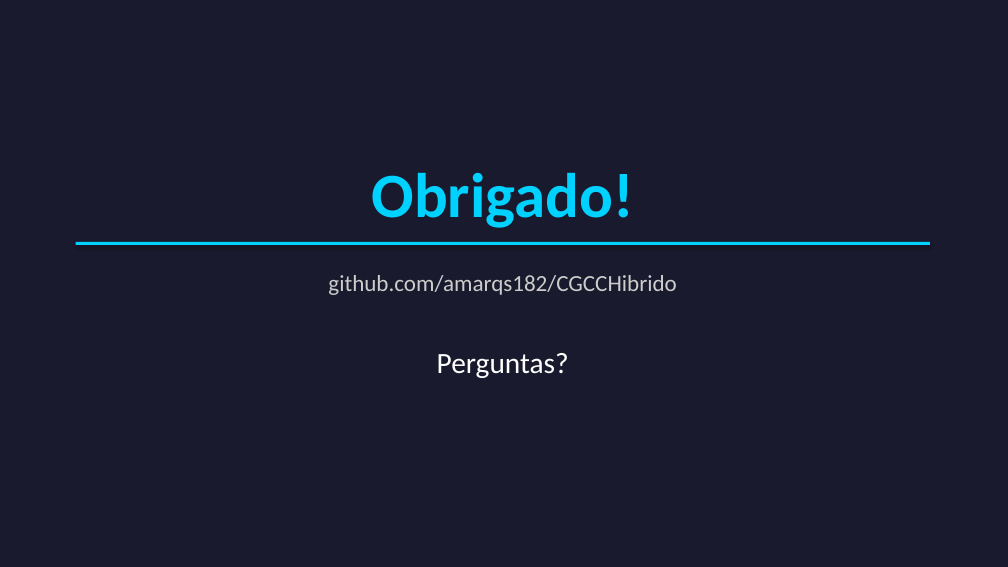
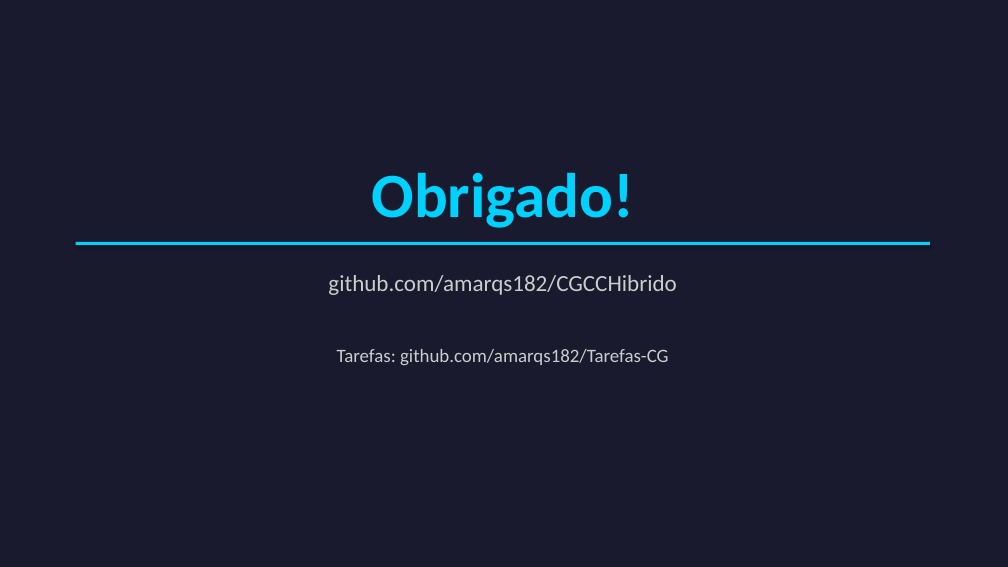
Before and after one commit to amarqs182/CGCCHibrido, a slide deck: slide 13 of apresentacao.pptx. Drawn at 1008x567 pixels with LibreOffice and Linux fonts; fonts in the diff are those of the drawing. Boxes give left, top, right and bottom in pixels: in the first picture for what was removed or moved away, otherwise in the second. Text is boxed around its words. In the diff, an @@ line names an element or a change of style, - is before the commit and + after.

Commit message:
fix: remove Perguntas, adiciona link Tarefas-CG

```diff
--- a/apresentacao.pptx
+++ b/apresentacao.pptx
@@ text at box(337, 349, 668, 365): text changed; size 28 to 18 pt; text colour #FFFFFF to #CCCCCC @@
-Perguntas?
+Tarefas: github.com/amarqs182/Tarefas-CG
```
